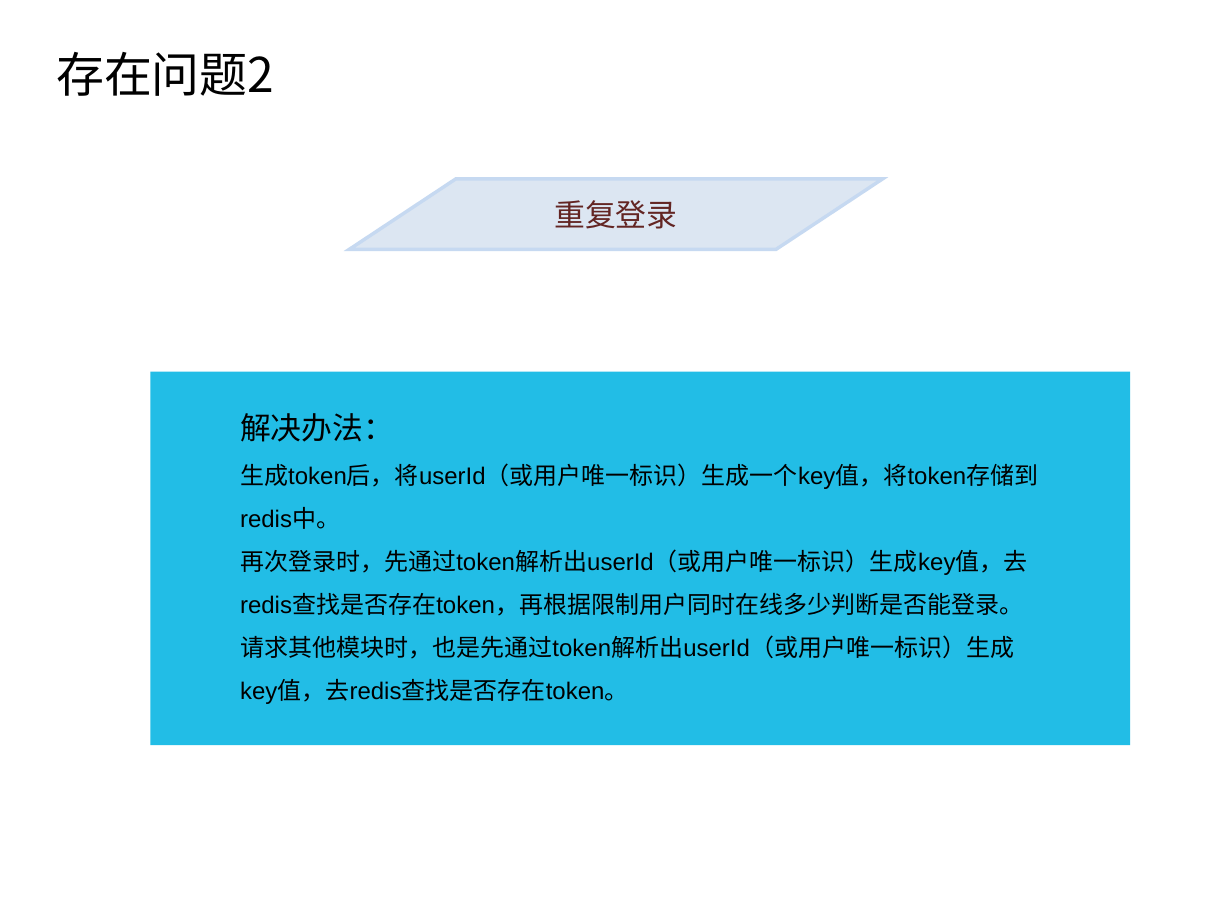
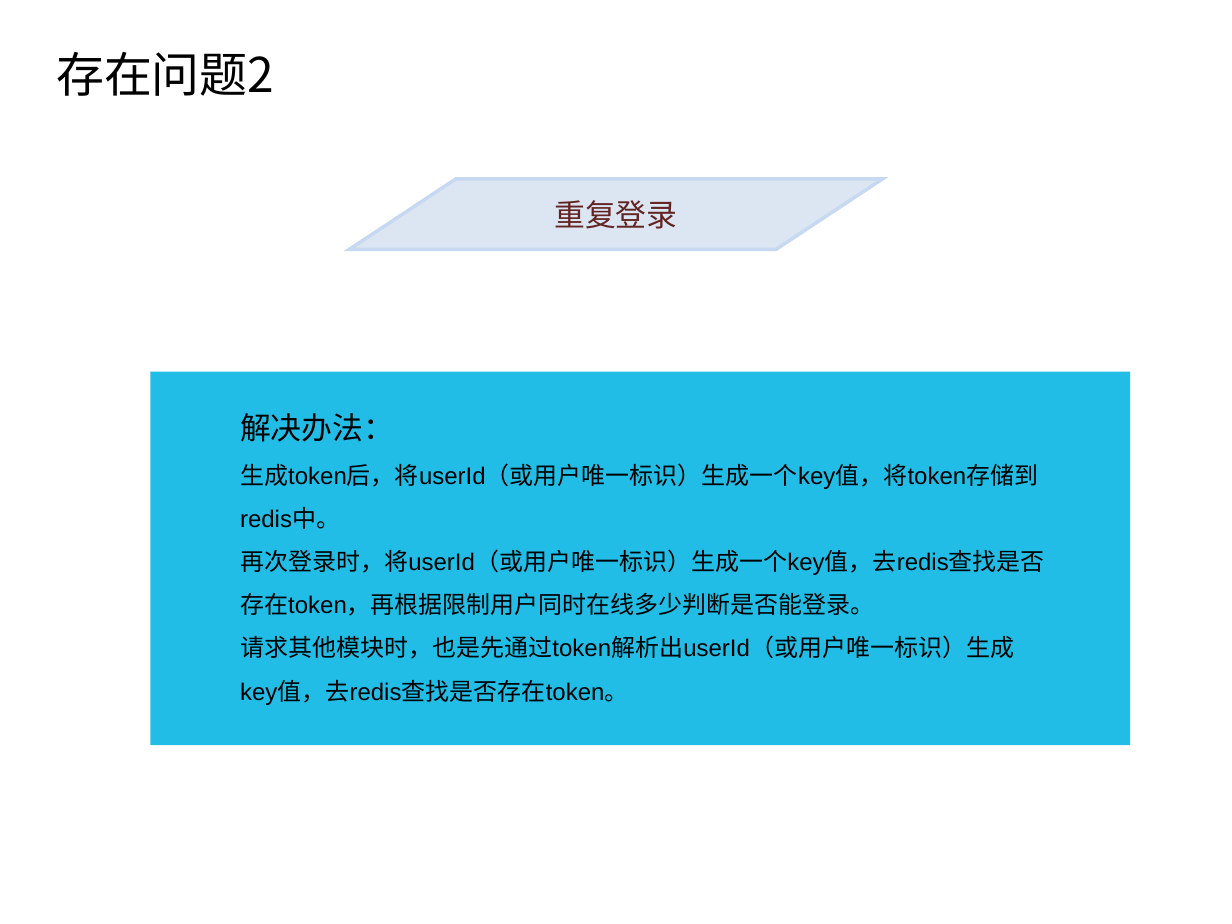
Before and after one commit to shenshanshi/sso, a slide deck: slide 17 of sso.ppt (slide 15 before the commit). Drawn at 1232x924 pixels with LibreOffice and Linux fonts; fonts in the diff are those of the drawing. Boxes give left, top, right and bottom in pixels: in the first picture for what was removed or moved away, otherwise in the second. Text is boxed around its words. In the diff, an @@ line names an element or a change of style, - is before the commit and + after.

```diff
--- a/sso.ppt
+++ b/sso.ppt
@@ text at [240,549,1045,616]: text changed @@
-再次登录时，先通过token解析出userId（或用户唯一标识）生成key值，去redis查找是否存在token，再根据限制用户同时在线多少判断是否能登录。
+再次登录时，将userId（或用户唯一标识）生成一个key值，去redis查找是否存在token，再根据限制用户同时在线多少判断是否能登录。
```
Also in this commit, not shown: 2 other slides changed, 4 slides added, 1 slide removed, 1 other file.
